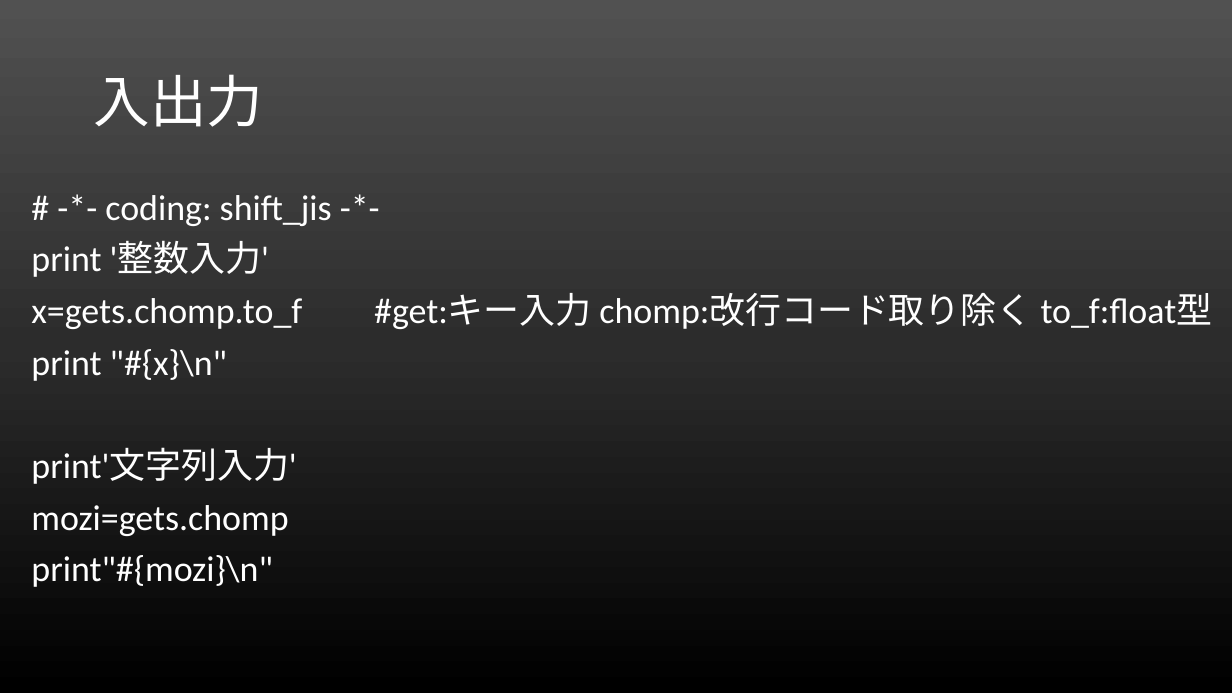
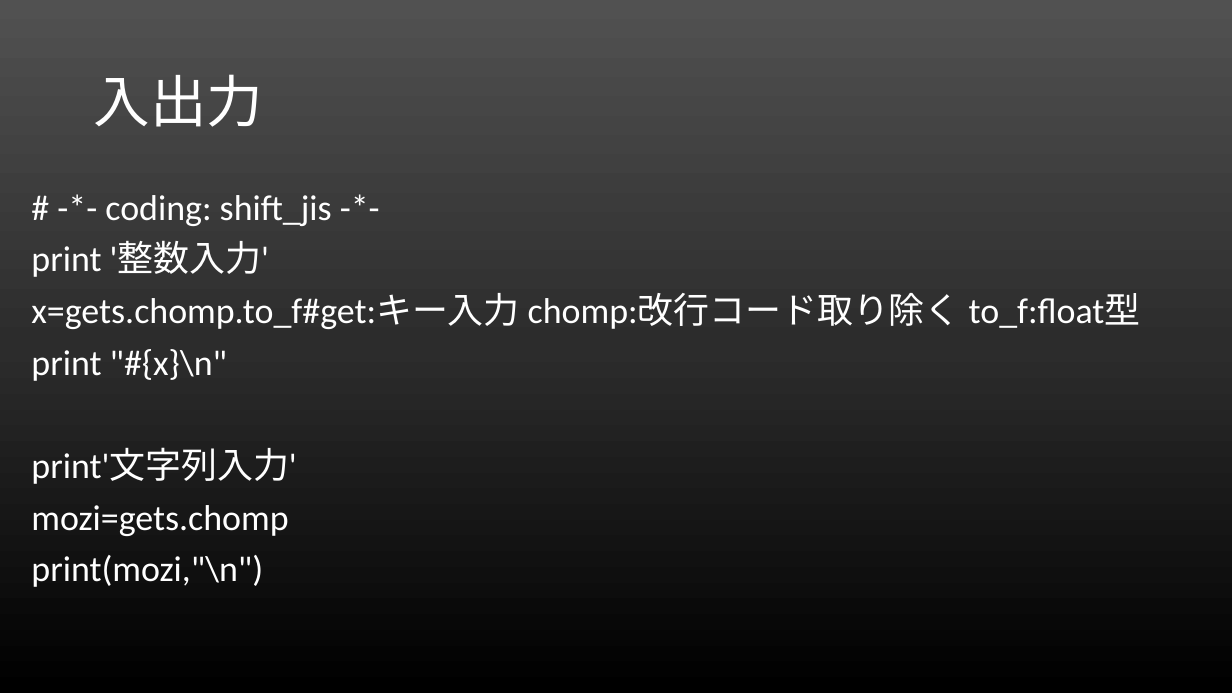
Before and after one commit to rubylecture/Rubylecture, a slide deck: slide 13 of Rubyレクチャー.pptx (slide 10 before the commit). Drawn at 1232x693 pixels with LibreOffice and Linux fonts; fonts in the diff are those of the drawing. Boxes give left, top, right and bottom in pixels: in the first picture for what was removed or moved away, otherwise in the second. Text is boxed around its words. In the diff, an @@ line names an element or a change of style, - is before the commit and + after.

```diff
--- a/Rubyレクチャー.pptx
+++ b/Rubyレクチャー.pptx
@@ text at (31, 293, 1141, 329): spaces changed @@
-x=gets.chomp.to_f #get:キー入力 chomp:改行コード取り除く to_f:float型
+x=gets.chomp.to_f#get:キー入力 chomp:改行コード取り除く to_f:float型
@@ text at (31, 555, 263, 587): text changed @@
-print"#{mozi}\n"
+print(mozi,"\n")
```
Also in this commit, not shown: 5 other slides changed, 18 slides added, 5 other files.
